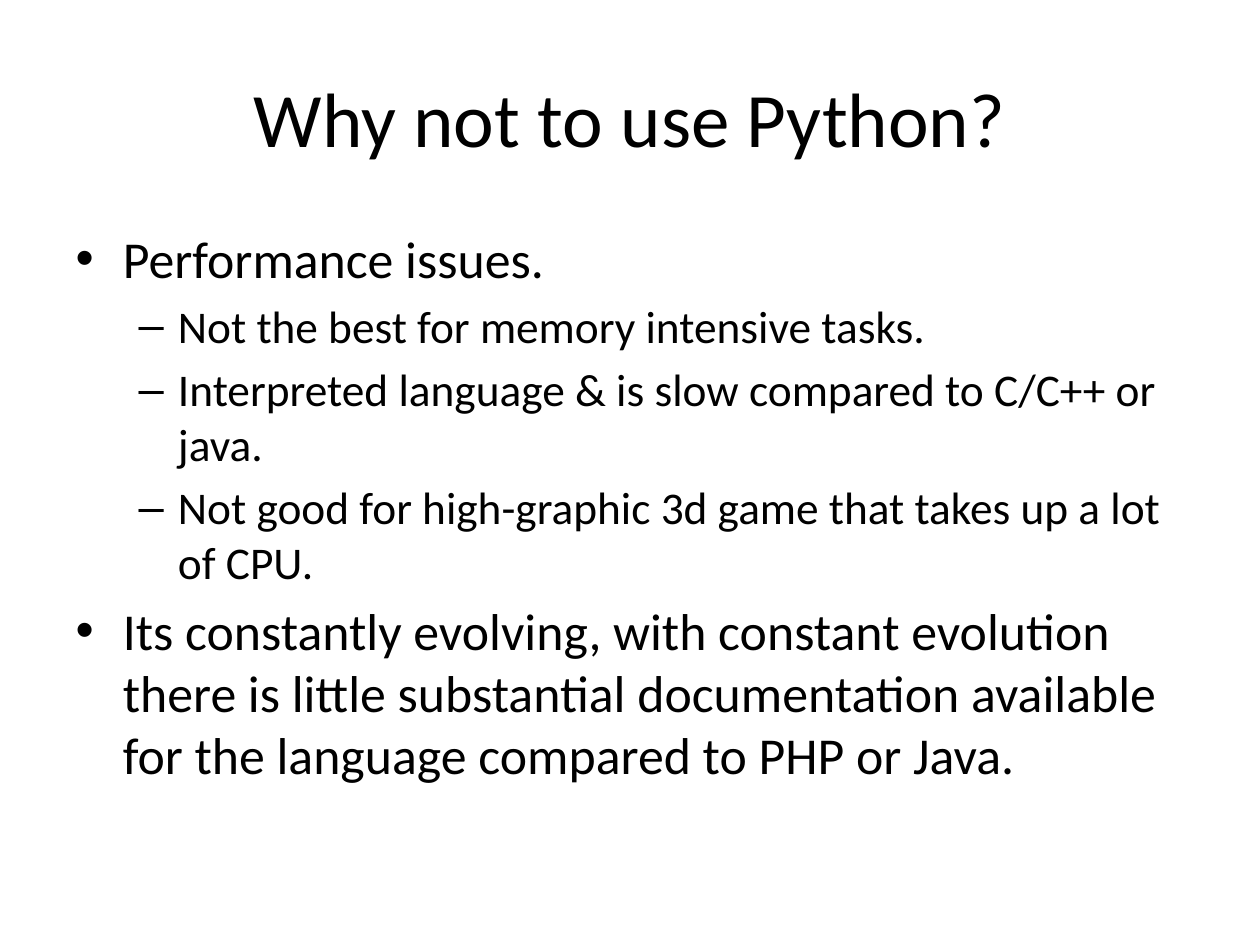
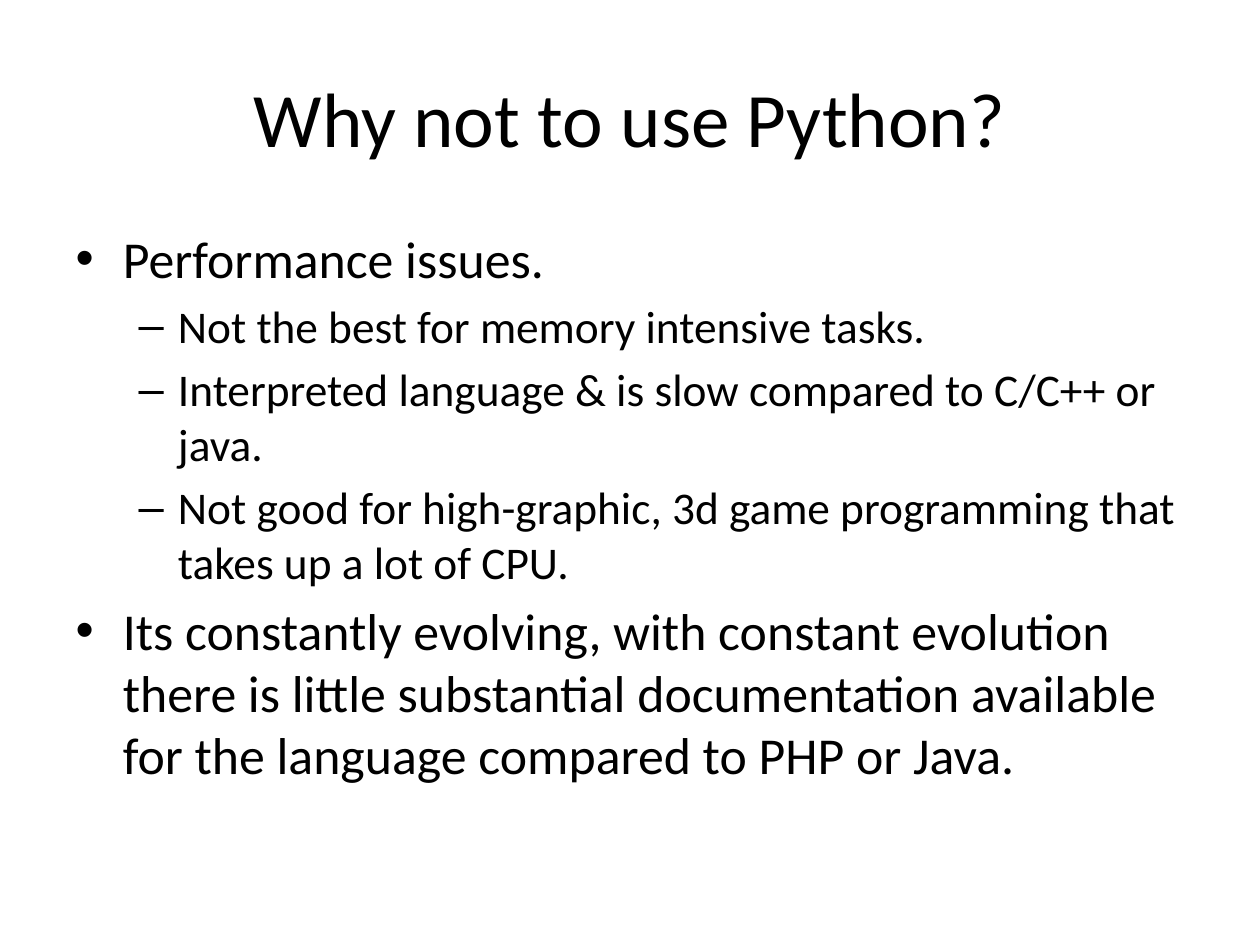
Before and after one commit to NahimNasser/django-unchained, a slide deck: slide 6 of 1-Intro/Session1-Shah.pptx. Drawn at 1260x945 pixels with LibreOffice and Linux fonts; fonts in the diff are those of the drawing. Boxes give left, top, right and bottom in pixels: in the first picture for what was removed or moved away, otherwise in the second. Text is boxed around its words. In the diff, an @@ line names an element or a change of style, - is before the commit and + after.

```diff
--- a/1-Intro/Session1-Shah.pptx
+++ b/1-Intro/Session1-Shah.pptx
@@ text at (178,492,1174,587): text changed @@
-  – Not good for high-graphic 3d game that takes up a lot of CPU.
+  – Not good for high-graphic, 3d game programming that takes up a lot of CPU.
```
Also in this commit, not shown: 3 other slides changed, 6 slides added, 2 other files.
